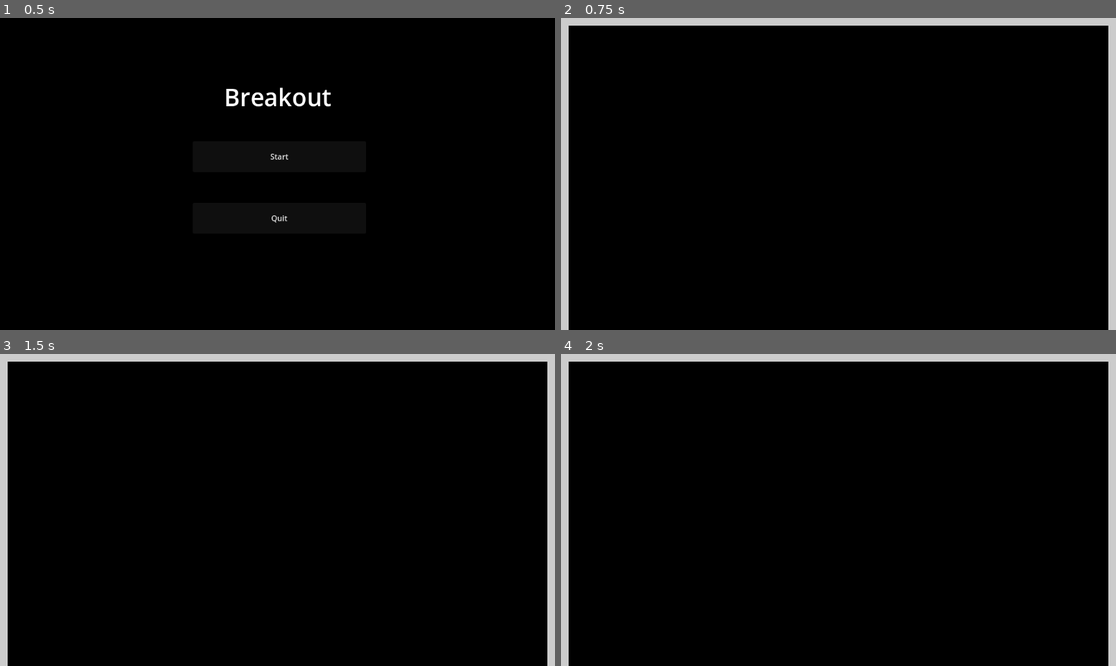
Above: before the commit, frames 1-4 (two rows, left to right).
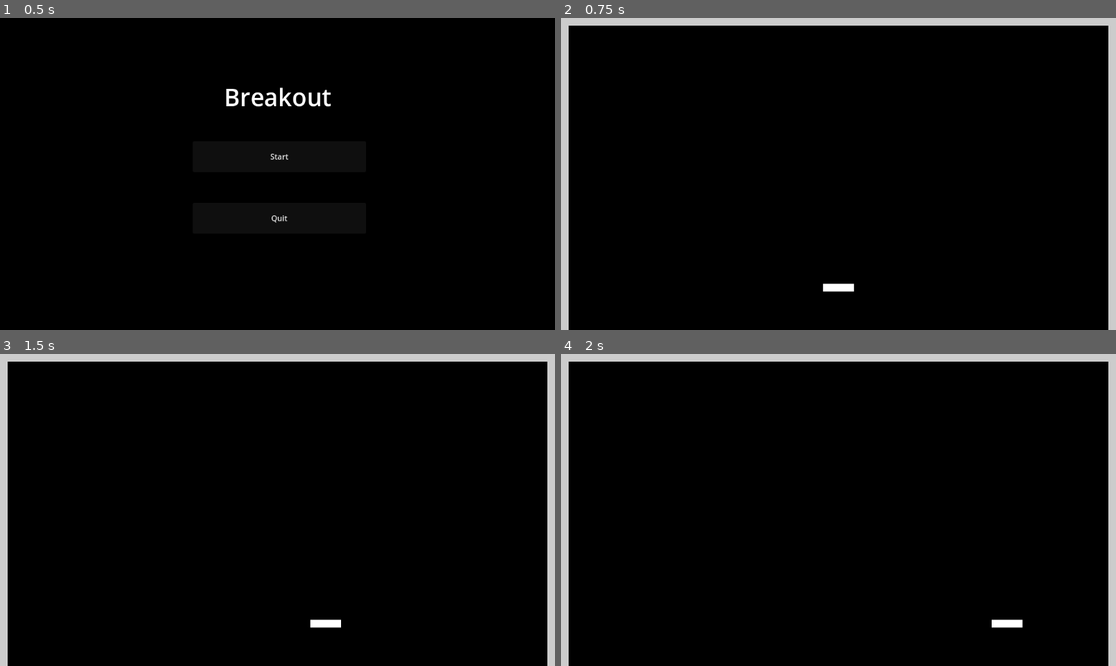
Above: after the commit, the same moments.

Repository: 5tupidmuffin/gd_breakout
Game: Godot game, scene res://scenes/menu/menu.tscn
Same seed, same stepped clock (60 frames per second), same inputs: the game is played once before the commit and once after it.
Inputs:
- Up to frame 1 (0.5 s): no input
- Up to frame 2 (0.75 s): click "Start" at 0.5 s
- Up to frame 3 (1.5 s): tap Enter at 1.25 s; hold Right (ui_right) from 1.28 s (still down)
- Up to frame 4 (2 s): keep holding Right (ui_right)

Frame 1 is identical in both runs. In frame 2, 0.2% of the frame differs, in the area x 47-53%, y 85-88%; in frame 3, 0.2%; in frame 4, 0.2%.

Commit message:
created paddle

Diff:
--- /dev/null
+++ b/entities/paddle/paddle.gd
@@ -0,0 +1,17 @@
+extends CharacterBody2D
+class_name Paddle
+
+
+const SPEED := 500.0
+
+
+func _physics_process(delta: float) -> void:
+	# Get the input direction and handle the movement/deceleration.
+	# As good practice, you should replace UI actions with custom gameplay actions.
+	var direction := Input.get_axis("ui_left", "ui_right")
+	if direction:
+		velocity.x = direction * SPEED
+	else:
+		velocity.x = move_toward(velocity.x, 0, SPEED)
+
+	move_and_slide()
--- /dev/null
+++ b/entities/paddle/paddle.tscn
@@ -0,0 +1,27 @@
+[gd_scene load_steps=3 format=3 uid="uid://26isrcdqyi7h"]
+
+[ext_resource type="Script" path="res://entities/paddle/paddle.gd" id="1_pvi8e"]
+
+[sub_resource type="RectangleShape2D" id="RectangleShape2D_xedp8"]
+size = Vector2(64, 16)
+
+[node name="Paddle" type="CharacterBody2D"]
+motion_mode = 1
+script = ExtResource("1_pvi8e")
+
+[node name="ColorRect" type="ColorRect" parent="."]
+anchors_preset = 8
+anchor_left = 0.5
+anchor_top = 0.5
+anchor_right = 0.5
+anchor_bottom = 0.5
+offset_left = -32.0
+offset_top = -8.0
+offset_right = 32.0
+offset_bottom = 8.0
+grow_horizontal = 2
+grow_vertical = 2
+
+[node name="CollisionShape2D" type="CollisionShape2D" parent="."]
+shape = SubResource("RectangleShape2D_xedp8")
+debug_color = Color(0, 0.6, 0.701961, 0.419608)
--- a/scenes/game/game.tscn
+++ b/scenes/game/game.tscn
@@ -1,7 +1,11 @@
-[gd_scene load_steps=2 format=3 uid="uid://xi64rtsc6jnm"]
+[gd_scene load_steps=3 format=3 uid="uid://xi64rtsc6jnm"]
 
 [ext_resource type="PackedScene" uid="uid://syowwubi0s7e" path="res://entities/wall/wall.tscn" id="1_yjis4"]
+[ext_resource type="PackedScene" uid="uid://26isrcdqyi7h" path="res://entities/paddle/paddle.tscn" id="2_7h3m7"]
 
 [node name="Game" type="Node2D"]
 
 [node name="Wall" parent="." instance=ExtResource("1_yjis4")]
+
+[node name="Paddle" parent="." instance=ExtResource("2_7h3m7")]
+position = Vector2(576, 560)
